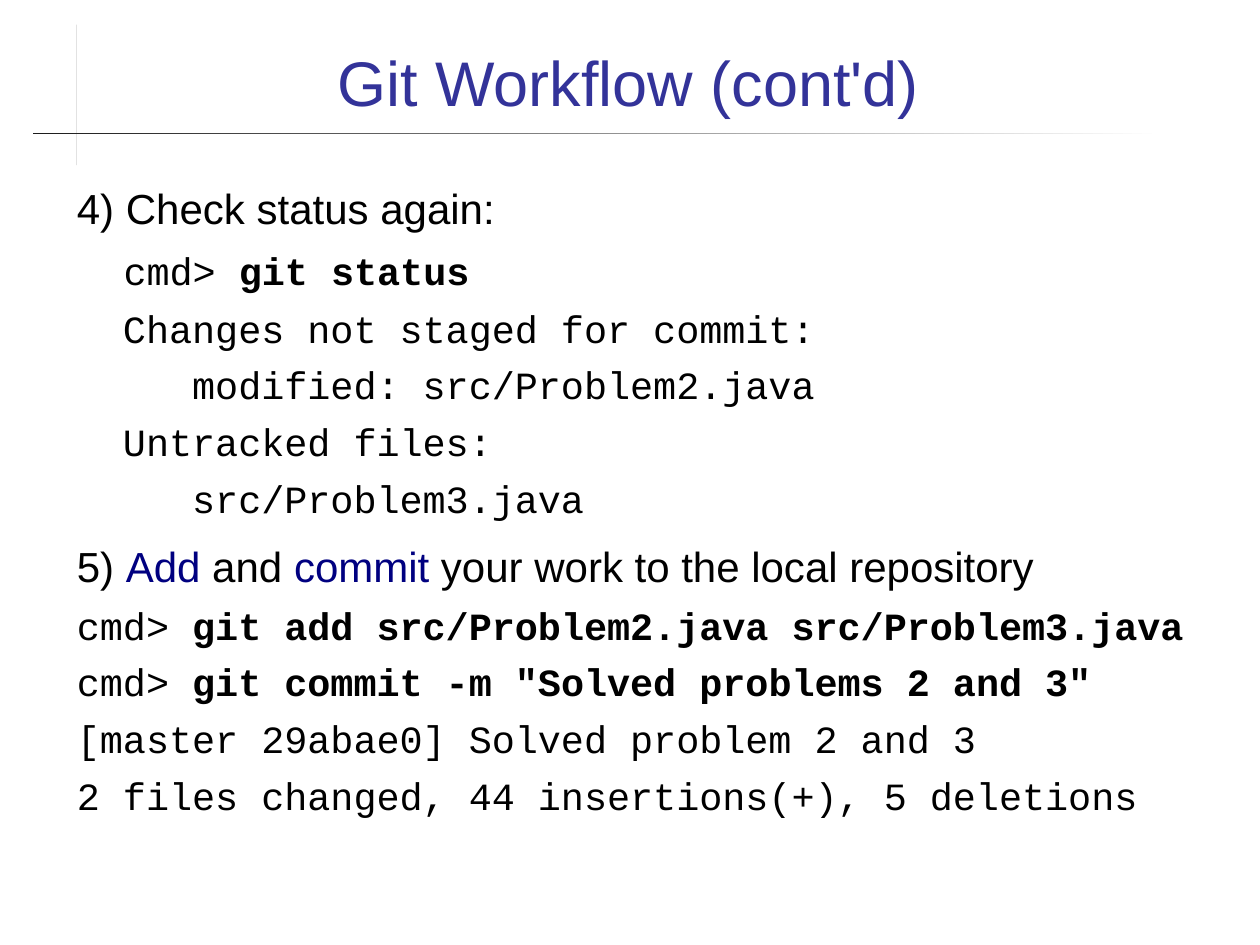
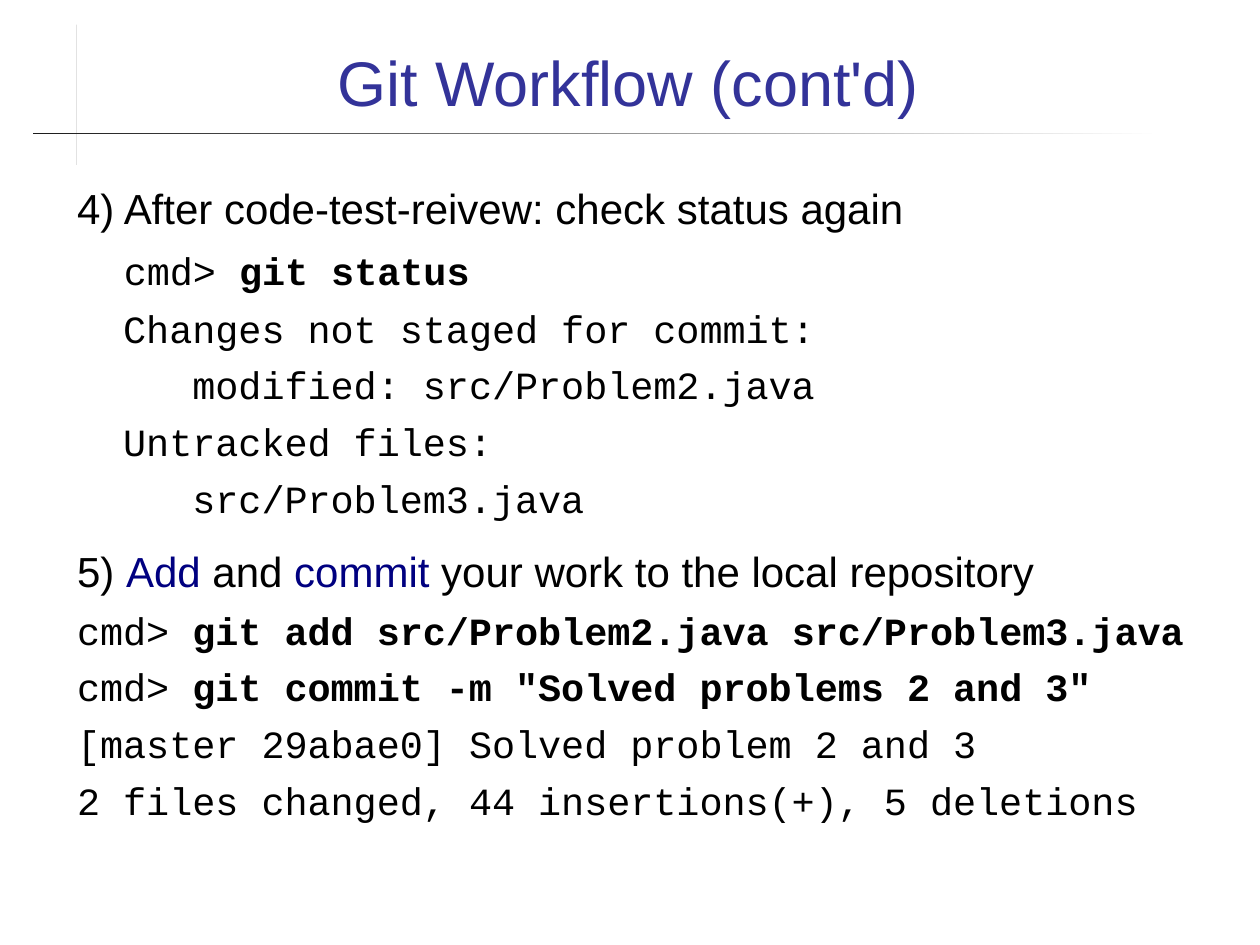
Before and after one commit to skeoop/skeoop.github.io, a slide deck: slide 16 of git/Using-Github.ppt (slide 14 before the commit). Drawn at 1260x945 pixels with LibreOffice and Linux fonts; fonts in the diff are those of the drawing. Boxes give left, top, right and bottom in pixels: in the first picture for what was removed or moved away, otherwise in the second. Text is boxed around its words. In the diff, an @@ line names an element or a change of style, - is before the commit and + after.

```diff
--- a/git/Using-Github.ppt
+++ b/git/Using-Github.ppt
@@ text at [77,193,904,233]: text changed @@
-4) Check status again:
+4) After code-test-reivew: check status again
@@ text at [77,556,1034,596]: more space between paragraphs @@
```
Also in this commit, not shown: 12 other slides changed, 2 slides added, 12 other files.
